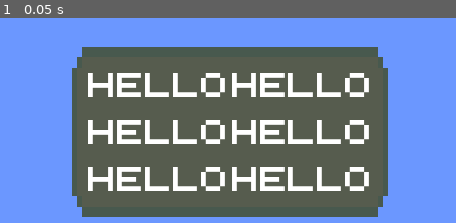
Above: before the commit, frame 1.
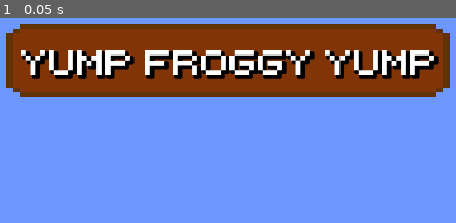
Above: after the commit, the same moment.

Repository: SudoLudens/Simple-Platformer
Game: Godot game, scene res://scenes/game/menu_main.tscn
Two runs of this game, one before a commit and one after it. Both use one fixed random seed, a clock stepped at 60 frames per second and the inputs below. This scene is started directly instead of the project's main scene.
Inputs:
- Up to frame 1 (0.05 s): no input

The runs differ from the first frame. In frame 1, 74% of the frame differs, in the area x 1-99%, y 2-98%.

Commit message:
More menu creation
Figured out how to make UI work. You must use a Control node (or Canvas Layer, which I did) as the parent. It will not work if parent is Node2D

Diff:
--- a/scenes/game/main.tscn
+++ b/scenes/game/main.tscn
@@ -8,9 +8,10 @@
 
 [node name="Main" type="Node2D"]
 
-[node name="UICanvasLayer" type="CanvasLayer" parent="."]
+[node name="ScoreUI" type="CanvasLayer" parent="."]
+visible = false
 
-[node name="ScoreLabel" type="RichTextLabel" parent="UICanvasLayer"]
+[node name="ScoreLabel" type="RichTextLabel" parent="ScoreUI"]
 clip_contents = false
 offset_left = 93.0
 offset_top = 28.0
@@ -26,13 +27,19 @@
 script = ExtResource("7_pvbsp")
 metadata/_edit_use_anchors_ = true
 
-[node name="PickupImage" type="TextureRect" parent="UICanvasLayer"]
+[node name="PickupImage" type="TextureRect" parent="ScoreUI"]
 offset_left = 24.0
 offset_top = 34.0
 offset_right = 64.0
 offset_bottom = 74.0
 texture = ExtResource("8_qr0io")
 metadata/_edit_use_anchors_ = true
+
+[node name="Levels" type="Node" parent="." node_paths=PackedStringArray("demo_scene")]
+script = ExtResource("5_76k0w")
+demo_scene = NodePath("LevelDemo")
+
+[node name="LevelDemo" parent="Levels" instance=ExtResource("4_418qe")]
 
 [node name="SimpleCamera2D" parent="." instance=ExtResource("3_5t6t7")]
 position = Vector2(632, 512)
@@ -51,10 +58,4 @@
 [node name="LimitRight" parent="SimpleCamera2D/MarkerContainer" index="3"]
 position = Vector2(832, 512)
 
-[node name="Levels" type="Node" parent="." node_paths=PackedStringArray("demo_scene")]
-script = ExtResource("5_76k0w")
-demo_scene = NodePath("LevelDemo")
-
-[node name="LevelDemo" parent="Levels" instance=ExtResource("4_418qe")]
-
 [editable path="SimpleCamera2D"]
--- a/scenes/game/menu_main.tscn
+++ b/scenes/game/menu_main.tscn
@@ -2,57 +2,31 @@
 
 [ext_resource type="Theme" uid="uid://dvbxmxjaku68b" path="res://themes/theme.tres" id="1_2lyf3"]
 
-[node name="MenuMain" type="Node2D"]
+[node name="MenuMain" type="CanvasLayer"]
 
 [node name="ColorRect" type="ColorRect" parent="."]
-offset_right = 1152.0
-offset_bottom = 648.0
+anchors_preset = 15
+anchor_right = 1.0
+anchor_bottom = 1.0
+grow_horizontal = 2
+grow_vertical = 2
 color = Color(0.419608, 0.592157, 1, 1)
 
 [node name="PanelContainer" type="PanelContainer" parent="."]
-offset_left = 352.0
-offset_top = 168.0
-offset_right = 806.0
-offset_bottom = 414.0
+anchors_preset = 5
+anchor_left = 0.5
+anchor_right = 0.5
+offset_left = -320.0
+offset_top = 136.0
+offset_right = 320.0
+offset_bottom = 240.0
+grow_horizontal = 2
 theme = ExtResource("1_2lyf3")
 
-[node name="MarginContainer" type="MarginContainer" parent="PanelContainer"]
+[node name="CenterContainer" type="CenterContainer" parent="PanelContainer"]
 layout_mode = 2
-theme_override_constants/margin_left = 20
-theme_override_constants/margin_top = 20
-theme_override_constants/margin_right = 20
-theme_override_constants/margin_bottom = 20
+size_flags_vertical = 4
 
-[node name="GridContainer" type="GridContainer" parent="PanelContainer/MarginContainer"]
+[node name="Title" type="Label" parent="PanelContainer/CenterContainer"]
 layout_mode = 2
-columns = 2
-
-[node name="Label" type="Label" parent="PanelContainer/MarginContainer/GridContainer"]
-layout_mode = 2
-theme_override_font_sizes/font_size = 48
-text = "Hello"
-
-[node name="Label2" type="Label" parent="PanelContainer/MarginContainer/GridContainer"]
-layout_mode = 2
-theme_override_font_sizes/font_size = 48
-text = "Hello"
-
-[node name="Label3" type="Label" parent="PanelContainer/MarginContainer/GridContainer"]
-layout_mode = 2
-theme_override_font_sizes/font_size = 48
-text = "Hello"
-
-[node name="Label4" type="Label" parent="PanelContainer/MarginContainer/GridContainer"]
-layout_mode = 2
-theme_override_font_sizes/font_size = 48
-text = "Hello"
-
-[node name="Label5" type="Label" parent="PanelContainer/MarginContainer/GridContainer"]
-layout_mode = 2
-theme_override_font_sizes/font_size = 48
-text = "Hello"
-
-[node name="Label6" type="Label" parent="PanelContainer/MarginContainer/GridContainer"]
-layout_mode = 2
-theme_override_font_sizes/font_size = 48
-text = "Hello"
+text = "Yump froggy yump"
--- a/themes/theme.tres
+++ b/themes/theme.tres
@@ -5,9 +5,14 @@
 
 [sub_resource type="StyleBoxTexture" id="StyleBoxTexture_hab67"]
 texture = ExtResource("2_lwtsc")
-modulate_color = Color(0.6, 0.313726, 0.0235294, 0.709804)
+modulate_color = Color(1, 0.235294, 0, 0.976471)
 
 [resource]
+Label/colors/font_outline_color = Color(0, 0, 0, 1)
+Label/colors/font_shadow_color = Color(0, 0, 0, 1)
+Label/constants/shadow_offset_x = 4
+Label/constants/shadow_offset_y = 4
+Label/constants/shadow_outline_size = 10
 Label/font_sizes/font_size = 48
 Label/fonts/font = ExtResource("1_203sy")
 PanelContainer/styles/panel = SubResource("StyleBoxTexture_hab67")
